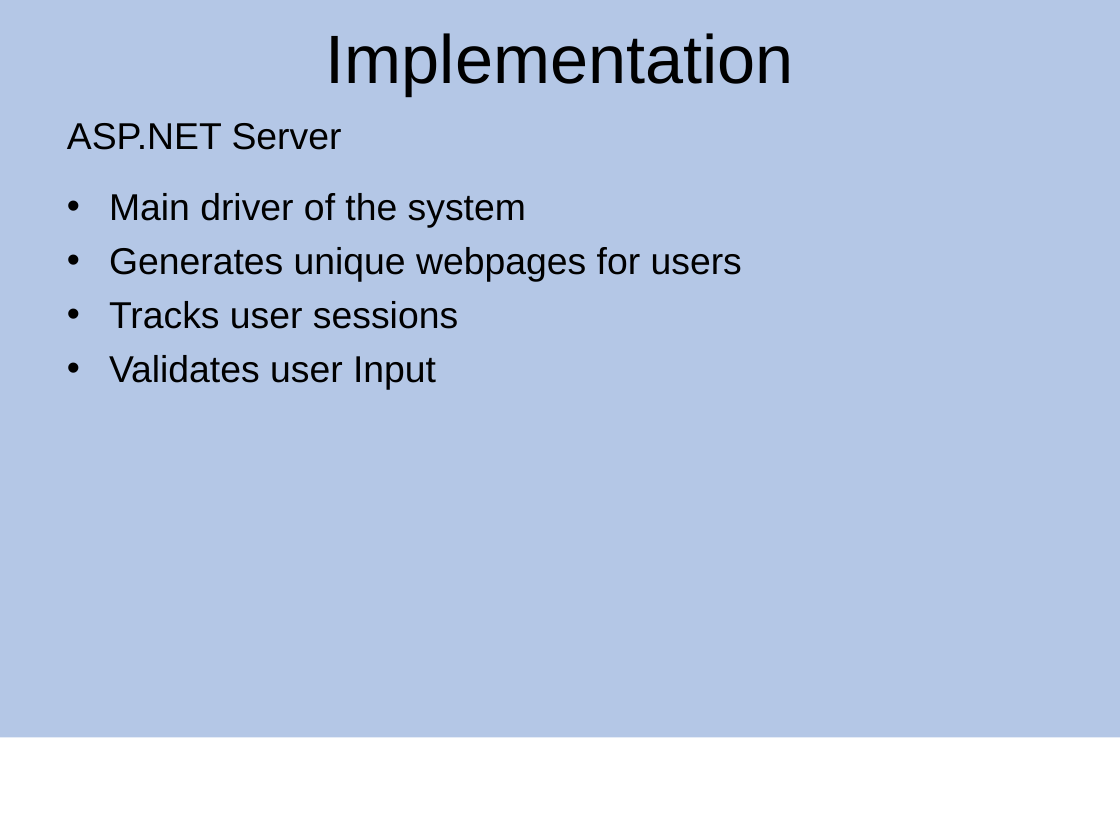
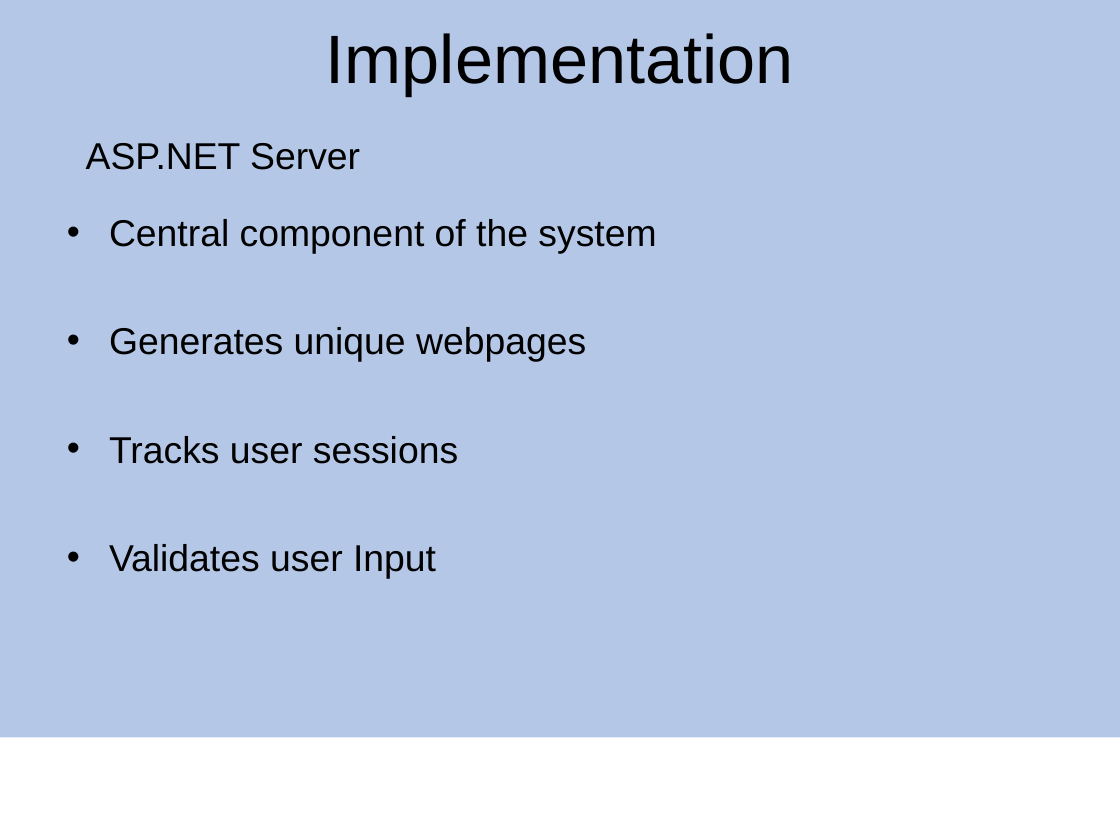
Before and after one commit to cenck09/TheGalleryWalkAlpha, a slide deck: slide 29 of Capstone_galleryWak_newV.ppt (slide 26 before the commit). Drawn at 1120x840 pixels with LibreOffice and Linux fonts; fonts in the diff are those of the drawing; background and template pictures are left out. Boxes give left, top, right and bottom in pixels: in the first picture for what was removed or moved away, otherwise in the second. Text is boxed around its words. In the diff, an @@ line names an element or a change of style, - is before the commit and + after.

Commit message:
Added a few more slides

```diff
--- a/Capstone_galleryWak_newV.ppt
+++ b/Capstone_galleryWak_newV.ppt
@@ text "ASP.NET Server": place and size @@
-text "ASP.NET Server" at box(67, 123, 342, 150)
+text "ASP.NET Server" at box(86, 143, 360, 170)
@@ text "Central component of the system": place and size @@
-text "Central component of the system" at box(109, 193, 742, 390)
+text "Central component of the system" at box(109, 219, 656, 579)
@@ text at box(109, 219, 656, 362): text changed @@
-• Main driver of the system
-• Generates unique webpages for users
+• Central component of the system
+• Generates unique webpages
```
Also in this commit, not shown: 6 slides added.
